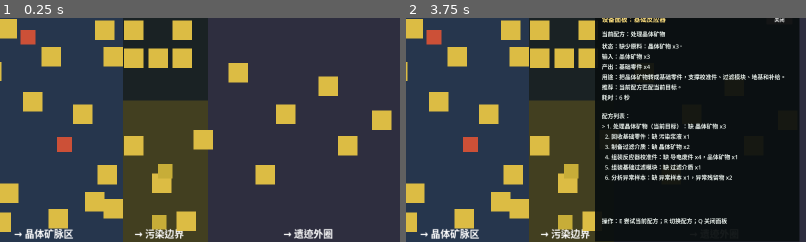
Above: before the commit, frames 1-2 (left to right).
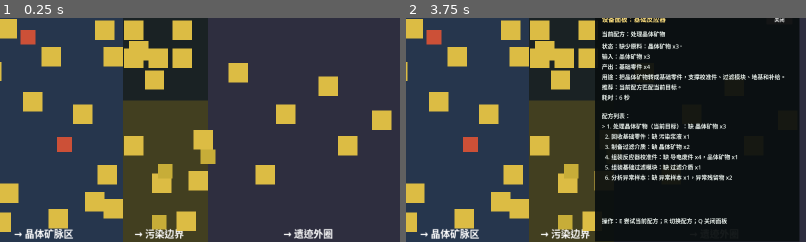
Above: after the commit, the same moments.

Repository: laugh0608/RadishCatalyst
Game: Godot game, scene res://scenes/boot/Boot.tscn
Two runs of this game, one before a commit and one after it. Both use one fixed random seed, a clock stepped at 60 frames per second and the inputs below.
Inputs (mouse positions are % of the whole screen's width and height, from its top left):
- Up to frame 1 (0.25 s): no input
- Up to frame 2 (3.75 s): tap Enter at 0.5 s; move the mouse to (72, 45) at 0.52 s; hold D (move_right) 0.53-1.28 s; tap E (interact) at 0.6, 1.55, 2.3, 2.85 s; click (72, 45) at 0.67 s; move the mouse to (30, 55) at 1.27 s; hold S (move_down) 1.28-2.03 s; tap J (attack) at 1.35 s; move the mouse to (60, 28) at 2.02 s; hold D (move_right) 2.03-2.78 s; hold R (cycle_recipe) 2.03-2.78 s; move the mouse to (45, 70) at 2.77 s; hold W (move_up) 2.78-3.53 s; click (45, 70) at 2.92 s; move the mouse to (80, 65) at 3.52 s; hold A (move_left) from 3.53 s (still down); tap Q (toggle_device_panel) at 3.6 s
The pictures show only the part of the screen within x 50-100%, y 26-76%; the shares and areas given below are measured in that part.

The runs differ from the first frame. In frame 1, 1.4% of the frame differs, in the area x 32-54%, y 10-78%; in frame 2, 0.7%.

Commit message:
feat: 补首小时核心区内容厚度

Diff:
--- a/client/scenes/maps/VerticalSliceMap.tscn
+++ b/client/scenes/maps/VerticalSliceMap.tscn
@@ -298,6 +298,13 @@
 label_offset = Vector2(-82, -52)
 label_size = Vector2(164, 24)
 
+[node name="CrystalClusterTreatmentApproach" parent="Interactables" instance=ExtResource("3_interactable")]
+position = Vector2(266, -122)
+definition_id = "map_object.crystal_cluster"
+interaction_type = "gather"
+label_offset = Vector2(-82, -52)
+label_size = Vector2(164, 24)
+
 [node name="FieldWreckageNorth" parent="Interactables" instance=ExtResource("3_interactable")]
 position = Vector2(52, 112)
 definition_id = "map_object.field_wreckage"
@@ -321,6 +328,13 @@
 
 [node name="FieldWreckageGateCache" parent="Interactables" instance=ExtResource("3_interactable")]
 position = Vector2(224, -112)
+definition_id = "map_object.field_wreckage"
+interaction_type = "gather"
+label_offset = Vector2(-82, -52)
+label_size = Vector2(164, 24)
+
+[node name="FieldWreckageTreatmentApproach" parent="Interactables" instance=ExtResource("3_interactable")]
+position = Vector2(292, -74)
 definition_id = "map_object.field_wreckage"
 interaction_type = "gather"
 label_offset = Vector2(-82, -52)
@@ -360,6 +374,12 @@
 
 [node name="PollutionResidueDeep" parent="Interactables" instance=ExtResource("3_interactable")]
 position = Vector2(344, 158)
+definition_id = "map_object.pollution_residue_patch"
+interaction_type = "gather"
+label_offset = Vector2(-68, 22)
+
+[node name="PollutionResidueRidgeCache" parent="Interactables" instance=ExtResource("3_interactable")]
+position = Vector2(364, 92)
 definition_id = "map_object.pollution_residue_patch"
 interaction_type = "gather"
 label_offset = Vector2(-68, 22)
@@ -962,6 +982,10 @@
 position = Vector2(300, 160)
 definition_id = "enemy.polluted_skitter"
 
+[node name="PollutedSkitterRidge" parent="Enemies" instance=ExtResource("4_enemy")]
+position = Vector2(380, 52)
+definition_id = "enemy.polluted_skitter"
+
 [node name="EliteResidueNode" parent="Enemies" instance=ExtResource("4_enemy")]
 position = Vector2(360, 118)
 definition_id = "enemy.elite_residue_node"
--- a/client/scripts/checks/first_hour_readability_check.gd
+++ b/client/scripts/checks/first_hour_readability_check.gd
@@ -82,6 +82,7 @@
 	var map := VerticalSliceMapScene.instantiate() as VerticalSliceMap
 	host.root.add_child(map)
 	map.setup(host.data_registry)
+
 	var outpost := map.get_node("Interactables/OutpostCore") as PrototypeInteractable
 	var reactor := map.get_node("Interactables/BasicReactor") as PrototypeInteractable
 	var base_choice := map.get_node("Interactables/BaseSupplyChoiceConsole") as PrototypeInteractable
@@ -98,10 +99,13 @@
 
 	var first_crystal := map.get_node("Interactables/CrystalCluster") as PrototypeInteractable
 	var side_crystal := map.get_node("Interactables/CrystalClusterSidePocket") as PrototypeInteractable
+	var approach_crystal := map.get_node("Interactables/CrystalClusterTreatmentApproach") as PrototypeInteractable
 	var south_wreckage := map.get_node("Interactables/FieldWreckageSouthPocket") as PrototypeInteractable
 	var gate_cache := map.get_node("Interactables/FieldWreckageGateCache") as PrototypeInteractable
+	var approach_wreckage := map.get_node("Interactables/FieldWreckageTreatmentApproach") as PrototypeInteractable
 	var anomaly := map.get_node("Interactables/AnomalyCrystal") as PrototypeInteractable
 	var native := map.get_node("Enemies/NativeSkitter") as PrototypeEnemy
+	var treatment_skitter := map.get_node("Enemies/TreatmentSkitter") as PrototypeEnemy
 	host._expect_equal(
 		first_crystal.position.distance_to(native.position) > 120.0,
 		true,
@@ -122,13 +126,25 @@
 		true,
 		"first-hour gate cache gives a final scrap pocket before treatment construction"
 	)
+	host._expect_equal(
+		approach_crystal.position.x > gate_cache.position.x and approach_wreckage.position.x > gate_cache.position.x,
+		true,
+		"first-hour treatment approach adds resource choices after the first salvage pocket"
+	)
+	host._expect_equal(
+		approach_wreckage.position.distance_to(treatment_skitter.position) <= VerticalSliceMap.ATTACK_RANGE,
+		true,
+		"first-hour treatment approach salvage is tied to the first guarded construction lane"
+	)
 
 	var rough_ground := map.get_node("Interactables/RoughGroundNorth") as PrototypeInteractable
 	var filter_site := map.get_node("Interactables/PollutionFilterBuildSite") as PrototypeInteractable
 	var entry_residue := map.get_node("Interactables/PollutionResidue") as PrototypeInteractable
 	var outer_residue := map.get_node("Interactables/PollutionResidueOuterPocket") as PrototypeInteractable
 	var deep_residue := map.get_node("Interactables/PollutionResidueDeep") as PrototypeInteractable
+	var ridge_residue := map.get_node("Interactables/PollutionResidueRidgeCache") as PrototypeInteractable
 	var polluted := map.get_node("Enemies/PollutedSkitter") as PrototypeEnemy
+	var ridge_polluted := map.get_node("Enemies/PollutedSkitterRidge") as PrototypeEnemy
 	var elite := map.get_node("Enemies/EliteResidueNode") as PrototypeEnemy
 	var ruin_gate := map.get_node("Interactables/RuinGate") as PrototypeInteractable
 	host._expect_equal(
@@ -157,6 +173,16 @@
 		"first-hour deep pollution reward sits near the higher-risk elite node"
 	)
 	host._expect_equal(
+		ridge_residue.position.x > outer_residue.position.x and ridge_residue.position.x < ruin_gate.position.x,
+		true,
+		"first-hour ridge residue gives a risky optional pickup before the ruin gate"
+	)
+	host._expect_equal(
+		ridge_polluted.position.distance_to(ridge_residue.position) <= VerticalSliceMap.ATTACK_RANGE,
+		true,
+		"first-hour ridge residue is guarded by visible pollution pressure"
+	)
+	host._expect_equal(
 		ruin_gate.position.x > elite.position.x,
 		true,
 		"first-hour ruin gate remains beyond the elite pollution pressure"
--- a/client/scripts/checks/vertical_slice_regression_check.gd
+++ b/client/scripts/checks/vertical_slice_regression_check.gd
@@ -105,10 +105,13 @@
 	map.setup(host.data_registry)
 	var interactable_expectations := {
 		"Interactables/CrystalClusterSidePocket": "map_object.crystal_cluster",
+		"Interactables/CrystalClusterTreatmentApproach": "map_object.crystal_cluster",
 		"Interactables/FieldWreckageSouthPocket": "map_object.field_wreckage",
 		"Interactables/FieldWreckageGateCache": "map_object.field_wreckage",
+		"Interactables/FieldWreckageTreatmentApproach": "map_object.field_wreckage",
 		"Interactables/PollutionResidueOuterPocket": "map_object.pollution_residue_patch",
-		"Interactables/PollutionResidueDeep": "map_object.pollution_residue_patch"
+		"Interactables/PollutionResidueDeep": "map_object.pollution_residue_patch",
+		"Interactables/PollutionResidueRidgeCache": "map_object.pollution_residue_patch"
 	}
 	for node_path in interactable_expectations:
 		var interactable := map.get_node_or_null(String(node_path)) as PrototypeInteractable
@@ -122,7 +125,8 @@
 		)
 	var enemy_expectations := {
 		"Enemies/NativeSkitterPatrol": "enemy.native_skitter",
-		"Enemies/PollutedSkitterDeep": "enemy.polluted_skitter"
+		"Enemies/PollutedSkitterDeep": "enemy.polluted_skitter",
+		"Enemies/PollutedSkitterRidge": "enemy.polluted_skitter"
 	}
 	for node_path in enemy_expectations:
 		var enemy := map.get_node_or_null(String(node_path)) as PrototypeEnemy
--- a/client/scripts/save/save_content_validator.gd
+++ b/client/scripts/save/save_content_validator.gd
@@ -7,22 +7,25 @@
 	"map_object_instance.crystal_cluster": "map_object.crystal_cluster",
 	"map_object_instance.crystal_cluster_east": "map_object.crystal_cluster",
 	"map_object_instance.crystal_cluster_south": "map_object.crystal_cluster",
-	"map_object_instance.crystal_cluster_reserve": "map_object.crystal_cluster",
-	"map_object_instance.crystal_cluster_west_reserve": "map_object.crystal_cluster",
-	"map_object_instance.crystal_cluster_north_east_reserve": "map_object.crystal_cluster",
-	"map_object_instance.crystal_cluster_side_pocket": "map_object.crystal_cluster",
-	"map_object_instance.rich_crystal_vein_north": "map_object.rich_crystal_vein",
-	"map_object_instance.field_wreckage_north": "map_object.field_wreckage",
-	"map_object_instance.field_wreckage_east": "map_object.field_wreckage",
-	"map_object_instance.field_wreckage_south_pocket": "map_object.field_wreckage",
-	"map_object_instance.field_wreckage_gate_cache": "map_object.field_wreckage",
-	"map_object_instance.anomaly_crystal": "map_object.anomaly_crystal",
-	"map_object_instance.anomaly_residue_north": "map_object.anomaly_residue_patch",
-	"map_object_instance.anomaly_residue_east": "map_object.anomaly_residue_patch",
-	"map_object_instance.pollution_residue": "map_object.pollution_residue_patch",
-	"map_object_instance.pollution_residue_outer_pocket": "map_object.pollution_residue_patch",
-	"map_object_instance.pollution_residue_deep": "map_object.pollution_residue_patch",
-	"map_object_instance.rough_ground_north": "map_object.rough_ground",
+		"map_object_instance.crystal_cluster_reserve": "map_object.crystal_cluster",
+		"map_object_instance.crystal_cluster_west_reserve": "map_object.crystal_cluster",
+		"map_object_instance.crystal_cluster_north_east_reserve": "map_object.crystal_cluster",
+		"map_object_instance.crystal_cluster_side_pocket": "map_object.crystal_cluster",
+		"map_object_instance.rich_crystal_vein_north": "map_object.rich_crystal_vein",
+		"map_object_instance.crystal_cluster_treatment_approach": "map_object.crystal_cluster",
+		"map_object_instance.field_wreckage_north": "map_object.field_wreckage",
+		"map_object_instance.field_wreckage_east": "map_object.field_wreckage",
+		"map_object_instance.field_wreckage_south_pocket": "map_object.field_wreckage",
+		"map_object_instance.field_wreckage_gate_cache": "map_object.field_wreckage",
+		"map_object_instance.field_wreckage_treatment_approach": "map_object.field_wreckage",
+		"map_object_instance.anomaly_crystal": "map_object.anomaly_crystal",
+		"map_object_instance.anomaly_residue_north": "map_object.anomaly_residue_patch",
+		"map_object_instance.anomaly_residue_east": "map_object.anomaly_residue_patch",
+		"map_object_instance.pollution_residue": "map_object.pollution_residue_patch",
+		"map_object_instance.pollution_residue_outer_pocket": "map_object.pollution_residue_patch",
+		"map_object_instance.pollution_residue_deep": "map_object.pollution_residue_patch",
+		"map_object_instance.pollution_residue_ridge_cache": "map_object.pollution_residue_patch",
+		"map_object_instance.rough_ground_north": "map_object.rough_ground",
 	"map_object_instance.rough_ground_south": "map_object.rough_ground",
 	"map_object_instance.foundation_site_north": "building.foundation_t1",
 	"map_object_instance.foundation_site_south": "building.foundation_t1",
@@ -176,18 +179,22 @@
 		"definition_id": "enemy.treatment_skitter",
 		"region_id": "region.crystal_vein_field"
 	},
-	"enemy_instance.polluted_skitter": {
-		"definition_id": "enemy.polluted_skitter",
-		"region_id": "region.pollution_edge"
-	},
-	"enemy_instance.polluted_skitter_deep": {
-		"definition_id": "enemy.polluted_skitter",
-		"region_id": "region.pollution_edge"
-	},
-	"enemy_instance.elite_residue_node": {
-		"definition_id": "enemy.elite_residue_node",
-		"region_id": "region.pollution_edge"
-	},
+		"enemy_instance.polluted_skitter": {
+			"definition_id": "enemy.polluted_skitter",
+			"region_id": "region.pollution_edge"
+		},
+		"enemy_instance.polluted_skitter_deep": {
+			"definition_id": "enemy.polluted_skitter",
+			"region_id": "region.pollution_edge"
+		},
+		"enemy_instance.polluted_skitter_ridge": {
+			"definition_id": "enemy.polluted_skitter",
+			"region_id": "region.pollution_edge"
+		},
+		"enemy_instance.elite_residue_node": {
+			"definition_id": "enemy.elite_residue_node",
+			"region_id": "region.pollution_edge"
+		},
 	"enemy_instance.ruin_phase_guard": {
 		"definition_id": "enemy.ruin_phase_guard",
 		"region_id": "region.ruin_outer_ring"
Not shown, changed: docs/devlogs/2026-W22.md
Not shown, changed: docs/planning/current.md
Not shown, changed: docs/planning/daily-start.md
